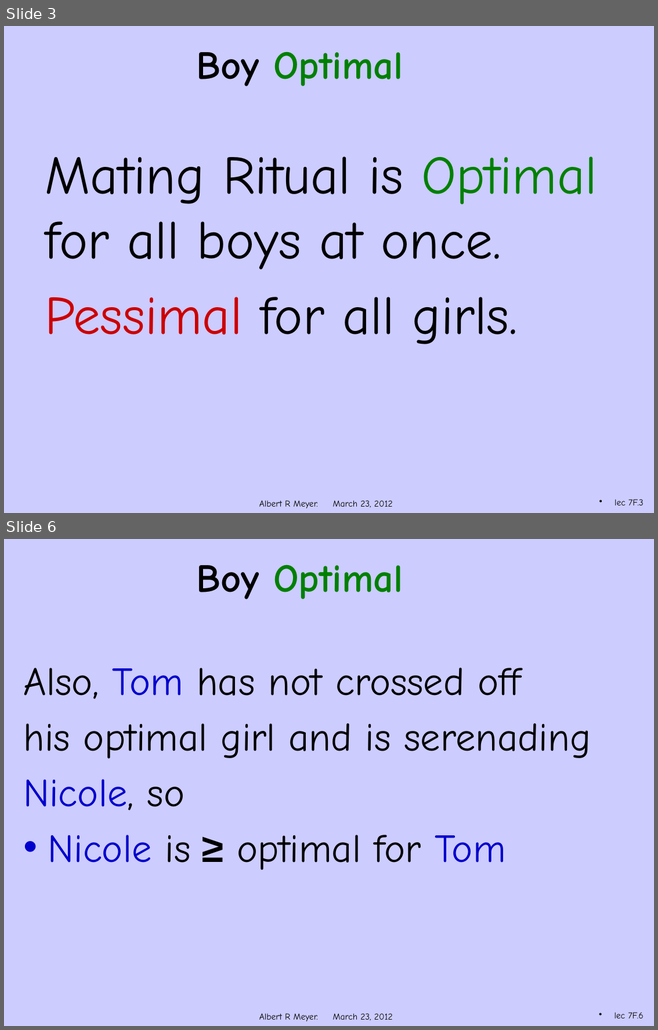
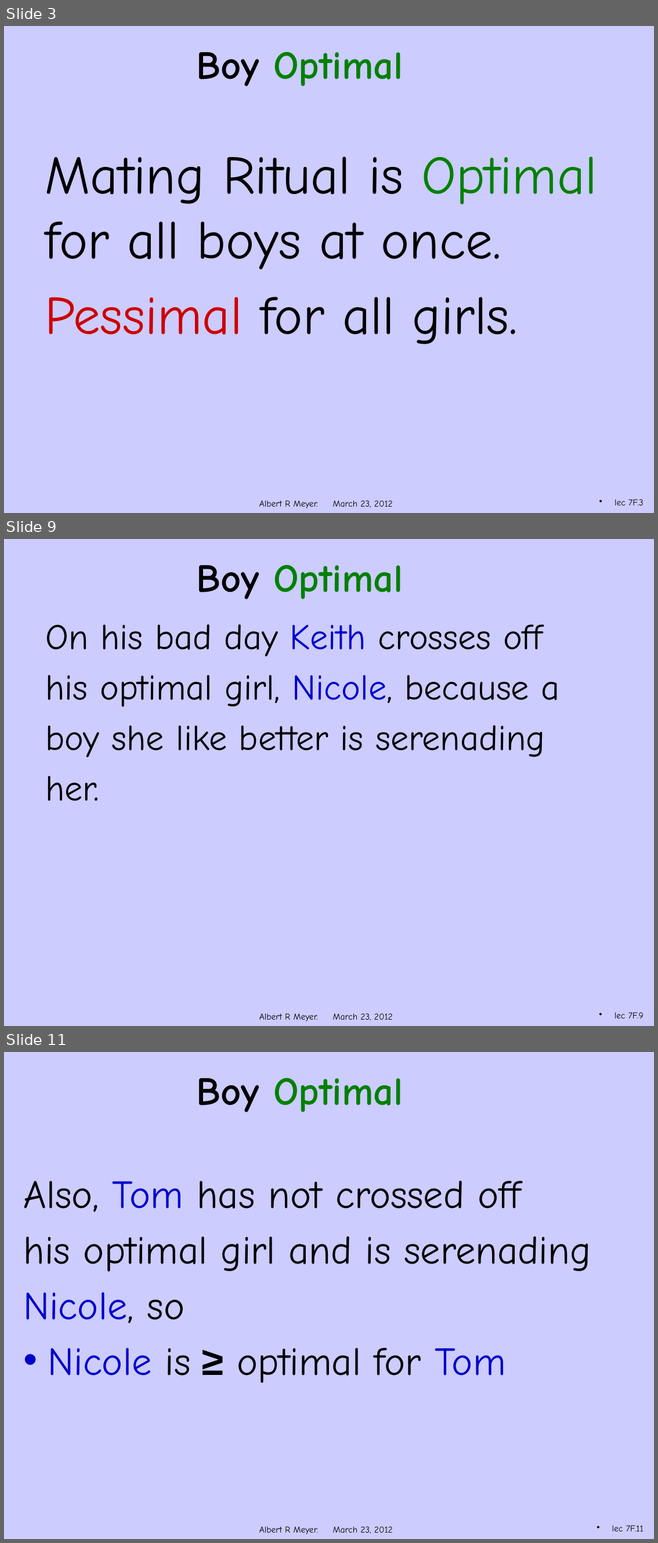
Before and after one commit to armeyer/mcs_web, a slide deck: spring12/slidesS12/stable-optimal.pptx. Shown one above the other, each under a label of ours: slides 3 and 6 before the commit, slides 3, 9 and 11 after it; the slides between them are not shown. The pictures are 658x1030 and 658x1543 pixels, drawn with LibreOffice and Linux fonts; fonts in the diff are those of the drawing; background and template pictures are left out. Boxes give left, top, right and bottom in pixels: in the first picture for what was removed or moved away, otherwise in the second. Text is boxed around its words. In the diff, an @@ line names an element or a change of style, - is before the commit and + after.

```diff
--- a/spring12/slidesS12/stable-optimal.pptx
+++ b/spring12/slidesS12/stable-optimal.pptx
@@ slide 9 added at (4,539,654,1026), background #CCCCFF; not listed: 1 template element that a slide beside it also shows @@
@@ title added at (197,565,403,599), 44 pt, text #008000, bold @@
+Boy Optimal
@@ text added at (45,624,560,801), 40 pt, text #000000 @@
+On his bad day Keith crosses off
+his optimal girl, Nicole, because a
+boy she like better is serenading
+her.
@@ page number added at (614,1012,643,1019), 10 pt, text #000000 @@
+lec 7F.9
@@ what was slide 6 is now slide 11 @@
@@ page number at (612,1525,643,1532): text changed @@
-lec 7F.6
+lec 7F.11
```
Also in this commit, not shown: 3 slides changed, 4 other slides added.
